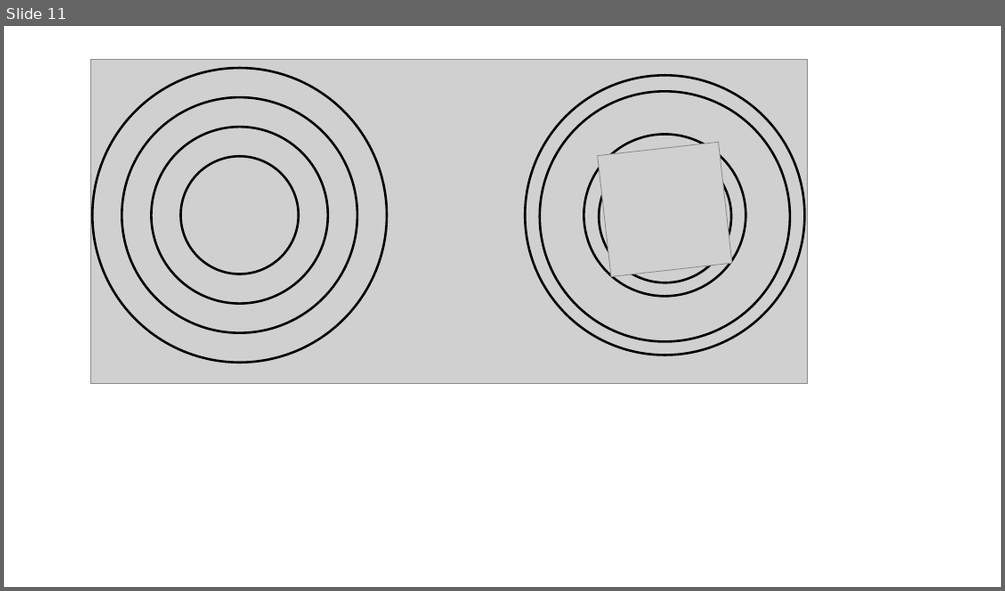
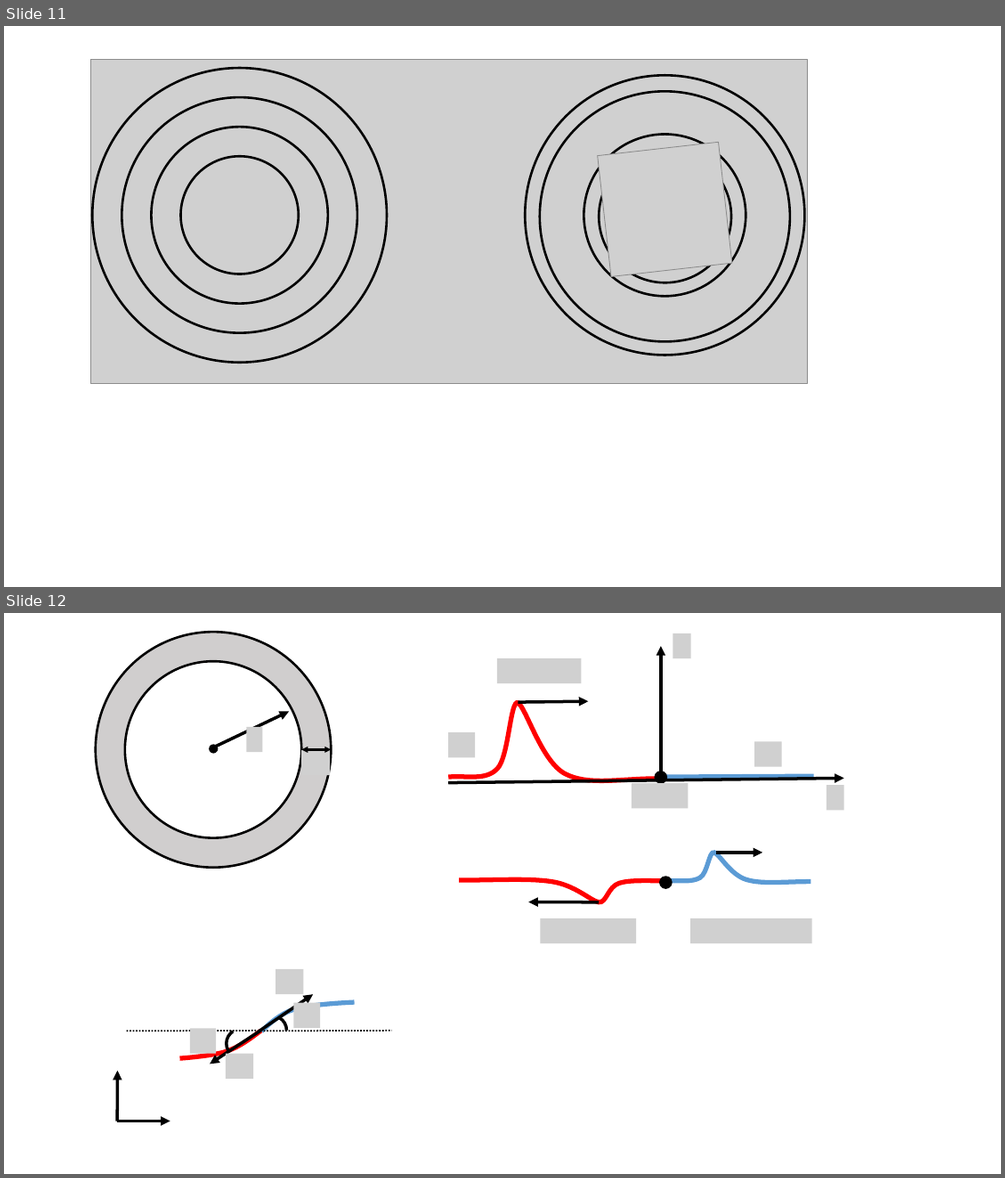
Before and after one commit to OSTP/PhysicsArtofModelling, a slide deck: tex/figures/Waves/Figures.pptx. Shown one above the other, each under a label of ours: slide 11 before the commit, slides 11 and 12 after it. The pictures are 1005x591 and 1005x1178 pixels, drawn with LibreOffice and Linux fonts; fonts in the diff are those of the drawing; grey boxes stand for pictures; background and template pictures are left out. Boxes give left, top, right and bottom in pixels: in the first picture for what was removed or moved away, otherwise in the second. Text is boxed around its words. In the diff, an @@ line names an element or a change of style, - is before the commit and + after.

```diff
--- a/tex/figures/Waves/Figures.pptx
+++ b/tex/figures/Waves/Figures.pptx
@@ slide 12 added at (4, 613, 1001, 1174), background #FFFFFF @@
@@ group added at (448, 633, 844, 943): 8 pictures, 4 arrows, 3 freeform shapes, 2 ellipses, 1 line @@
@@ arrow added from (661, 782) to (661, 646), #000000 3 pt @@
@@ group added at (96, 632, 331, 868): 3 ellipses, 2 pictures, 1 arrow, 1 double arrow @@
@@ group added at (117, 969, 392, 1121): 4 arrows, 4 pictures, 2 freeform shapes, 2 lines, 2 arc (boxed as its full ellipse)s @@
```
Also in this commit, not shown: 2 other slides added, 2 slides removed, 6 other files.
